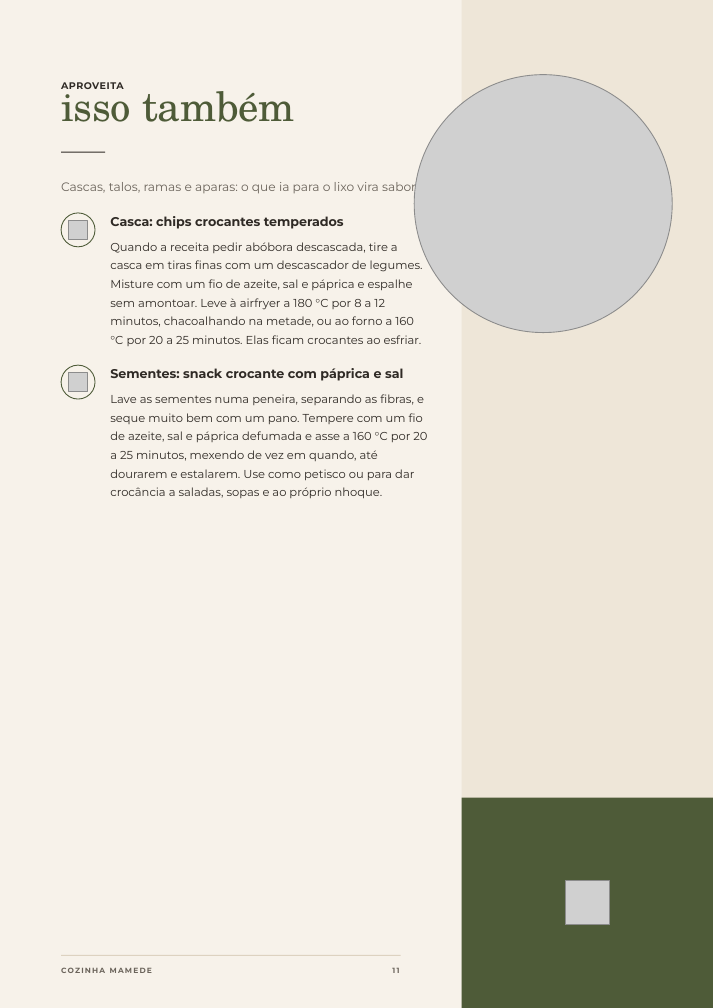
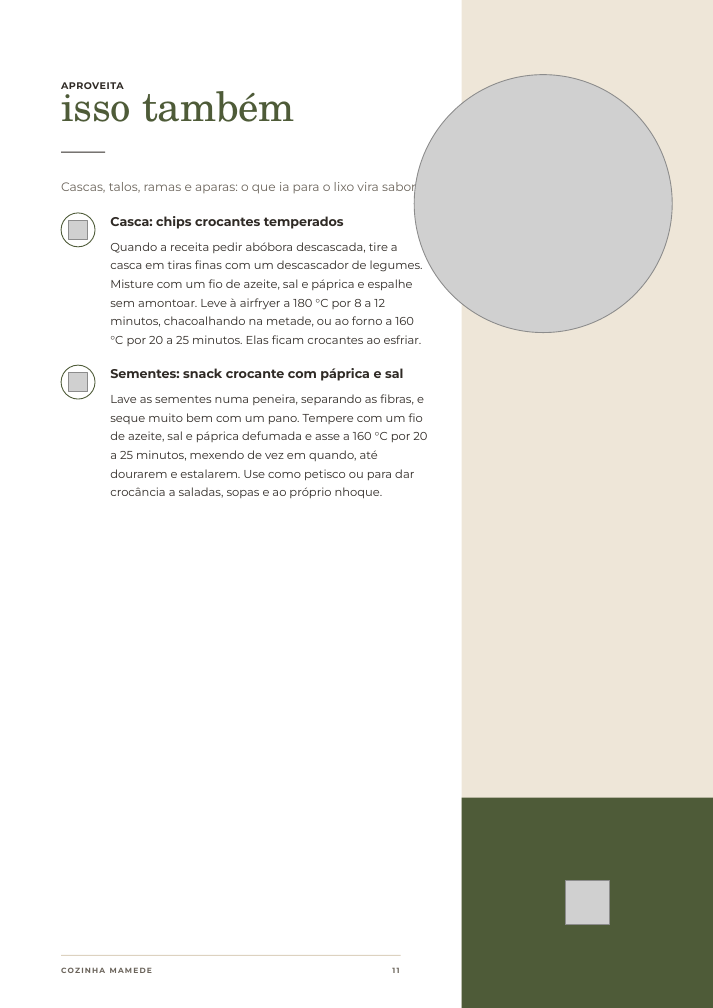
Before and after one commit to monelleayabamensah-hub/ebook-receitas, a slide deck: slide 11 of versoes/VERSAO COM FOTOGRAFIAS/Cozinha-Mamede-Canva.pptx. Drawn at 713x1008 pixels with LibreOffice and Linux fonts; fonts in the diff are those of the drawing; grey boxes stand for pictures; background and template pictures are left out. Boxes give left, top, right and bottom in pixels: in the first picture for what was removed or moved away, otherwise in the second. Text is boxed around its words. In the diff, an @@ line names an element or a change of style, - is before the commit and + after.

```diff
--- a/versoes/VERSAO COM FOTOGRAFIAS/Cozinha-Mamede-Canva.pptx
+++ b/versoes/VERSAO COM FOTOGRAFIAS/Cozinha-Mamede-Canva.pptx
@@ background #F7F2EA to picture (left out) @@
```
Also in this commit, not shown: 40 other slides changed, 9 other files.
